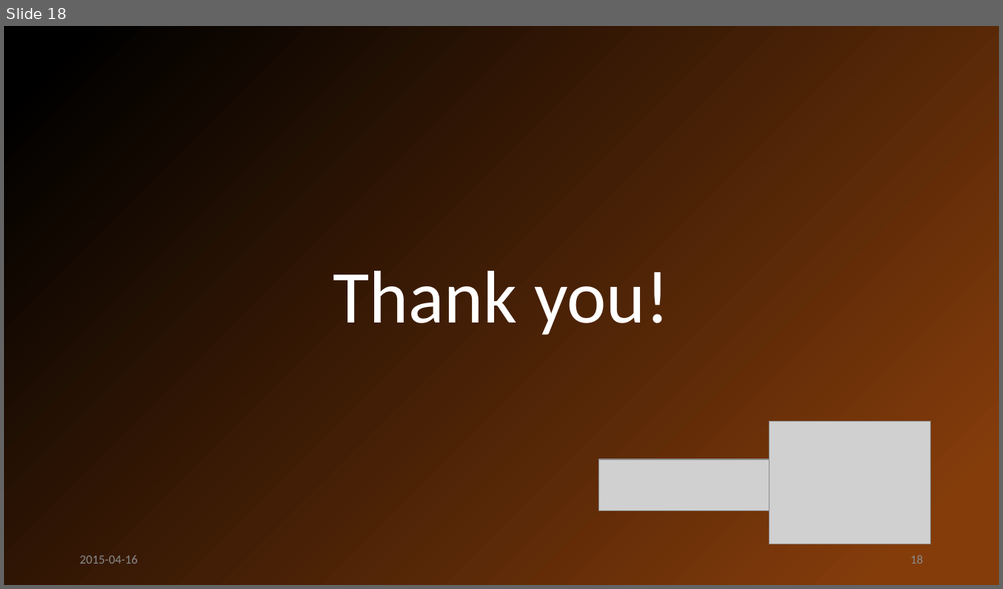
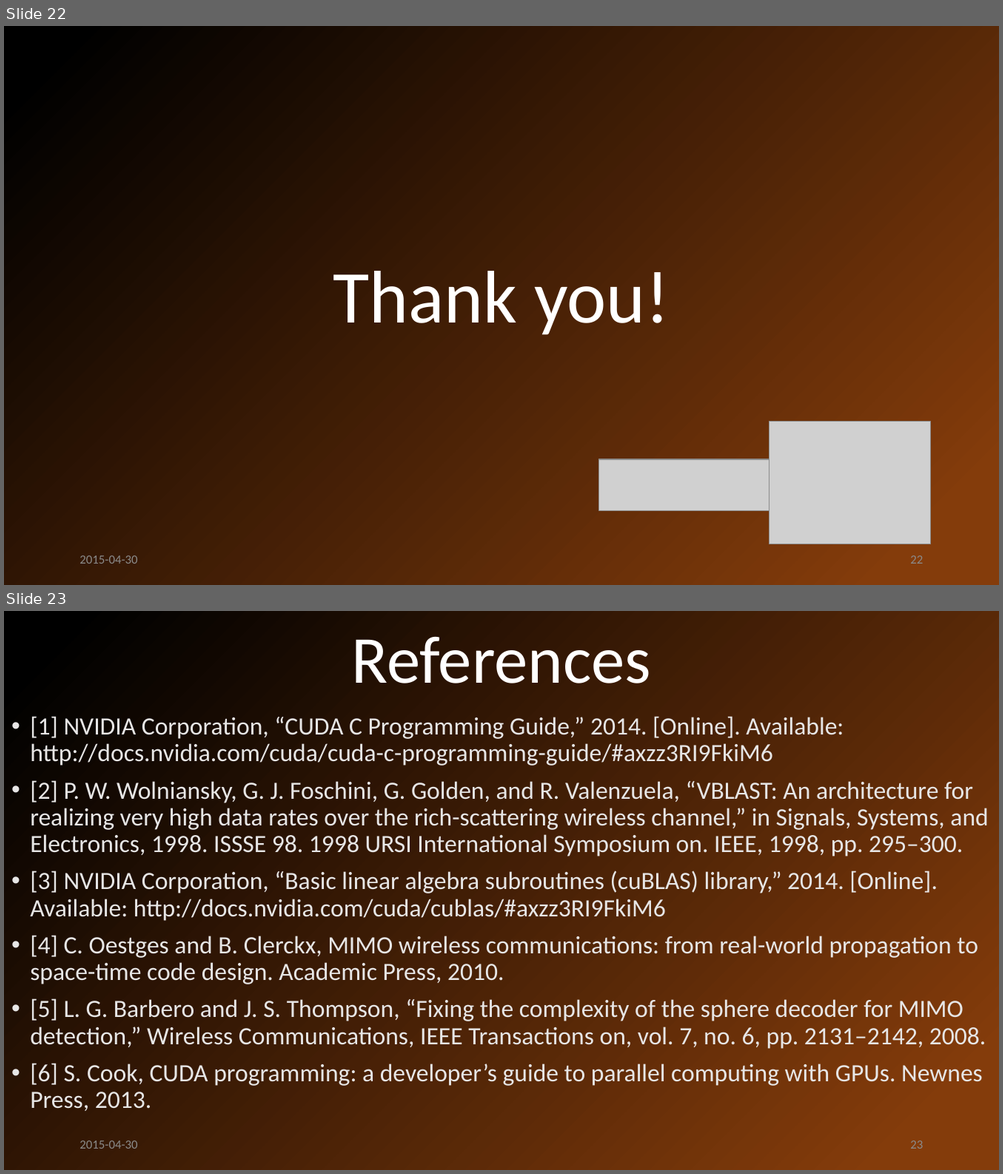
Before and after one commit to john-jiang-ca/Tianpei, a slide deck: FCSD-CUDA project/Presentation/CCECE2015 Presentation Tianpei Chen.pptx. Shown one above the other, each under a label of ours: slide 18 before the commit, slides 22 and 23 after it. The pictures are 1003x589 and 1003x1174 pixels, drawn with LibreOffice and Linux fonts; fonts in the diff are those of the drawing; grey boxes stand for pictures. Boxes give left, top, right and bottom in pixels: in the first picture for what was removed or moved away, otherwise in the second. Text is boxed around its words. In the diff, an @@ line names an element or a change of style, - is before the commit and + after.

```diff
--- a/FCSD-CUDA project/Presentation/CCECE2015 Presentation Tianpei Chen.pptx
+++ b/FCSD-CUDA project/Presentation/CCECE2015 Presentation Tianpei Chen.pptx
@@ slide 23 added at (x1=4, y1=611, x2=999, y2=1170), background gradient #843C0B to #000000 @@
@@ title added at (x1=352, y1=636, x2=652, y2=684), 64.8 pt, text #FFFFFF @@
+References
@@ text added at (x1=30, y1=716, x2=987, y2=1111), 24 pt, text #E7E6E6 @@
+• [1] NVIDIA Corporation, “CUDA C Programming Guide,” 2014. [Online]. Available: http://docs.nvidia.com/cuda/cuda-c-programming-guide/#axzz3RI9FkiM6
+• [2] P. W. Wolniansky, G. J. Foschini, G. Golden, and R. Valenzuela, “VBLAST: An architecture for realizing very high data rates over the rich-scattering wireless channel,” in Signals, Systems, and Electronics, 1998. ISSSE 98. 1998 URSI International Symposium on. IEEE, 1998, pp. 295–300.
+• [3] NVIDIA Corporation, “Basic linear algebra subroutines (cuBLAS) library,” 2014. [Online]. Available: http://docs.nvidia.com/cuda/cublas/#axzz3RI9FkiM6
+• [4] C. Oestges and B. Clerckx, MIMO wireless communications: from real-world propagation to space-time code design. Academic Press, 2010.
+• [5] L. G. Barbero and J. S. Thompson, “Fixing the complexity of the sphere decoder for MIMO detection,” Wireless Communications, IEEE Transactions on, vol. 7, no. 6, pp. 2131–2142, 2008.
+• [6] S. Cook, CUDA programming: a developer’s guide to parallel computing with GPUs. Newnes Press, 2013.
@@ text added at (x1=79, y1=1141, x2=137, y2=1149), 12 pt, text #8C8C8C @@
+2015-04-30
@@ page number added at (x1=910, y1=1141, x2=922, y2=1149), 12 pt, text #8C8C8C @@
+23
@@ what was slide 18 is now slide 22 @@
@@ slide 22 changed as well @@
@@ text at (x1=79, y1=556, x2=137, y2=564): text changed @@
-2015-04-16
+2015-04-30
@@ page number at (x1=910, y1=556, x2=922, y2=564): text changed @@
-18
+22
```
Also in this commit, not shown: 17 other slides changed, 4 other slides added, 1 other file.
